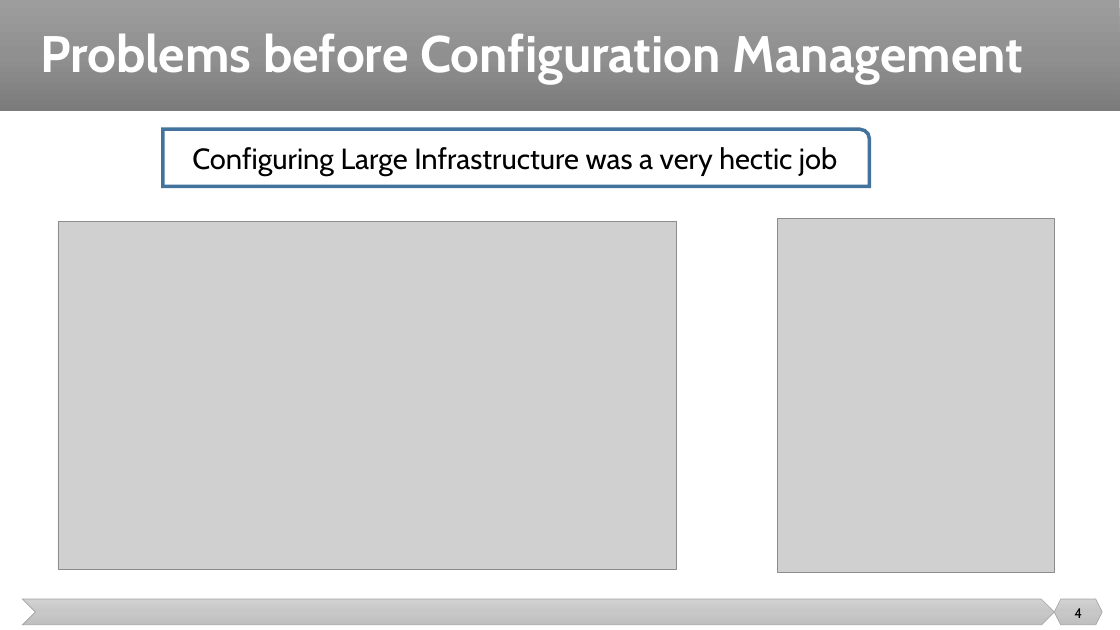
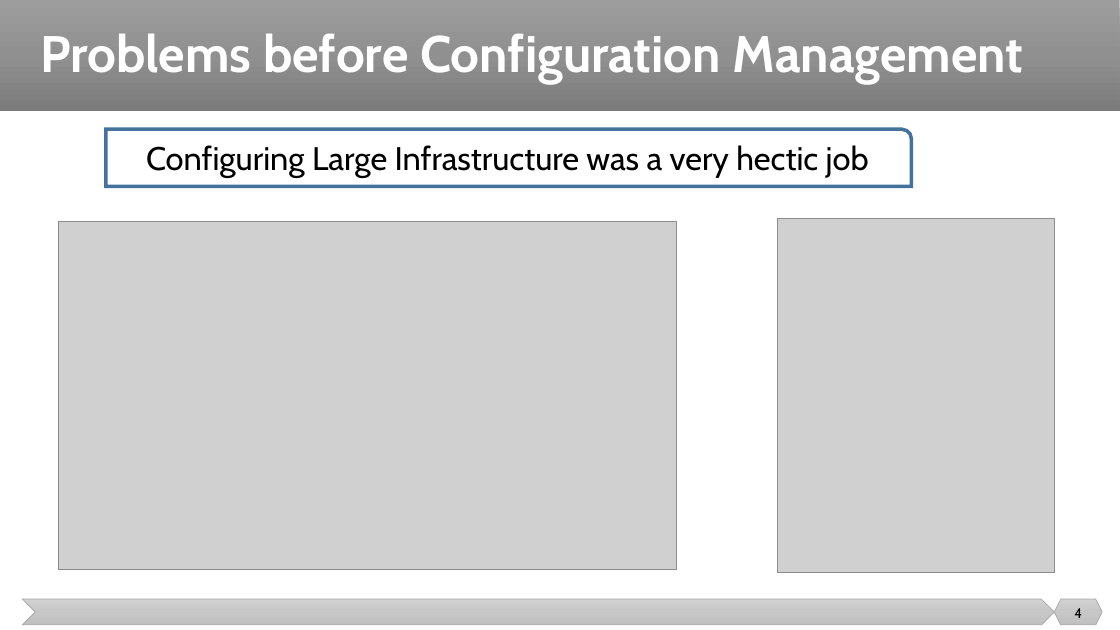
Before and after one commit to malenezi/malenezi, a slide deck: slide 4 of SE489/Lectures/6-Configuration Management/Configuration Management 2.pptx. Drawn at 1120x630 pixels with LibreOffice and Linux fonts; fonts in the diff are those of the drawing; grey boxes stand for pictures. Boxes give left, top, right and bottom in pixels: in the first picture for what was removed or moved away, otherwise in the second. Text is boxed around its words. In the diff, an @@ line names an element or a change of style, - is before the commit and + after.

```diff
--- a/SE489/Lectures/6-Configuration Management/Configuration Management 2.pptx
+++ b/SE489/Lectures/6-Configuration Management/Configuration Management 2.pptx
@@ round rect "Configuring Large Infrastructure was a ...": place and size @@
-round rect "Configuring Large Infrastructure was a ..." at [163, 129, 870, 187]
+round rect "Configuring Large Infrastructure was a ..." at [106, 129, 912, 187]
@@ round rect "Configuring Large Infrastructure was a ..." at [106, 129, 912, 187]: size 25 to 28 pt @@
```
Also in this commit, not shown: 4 other slides changed, 1 other file.
